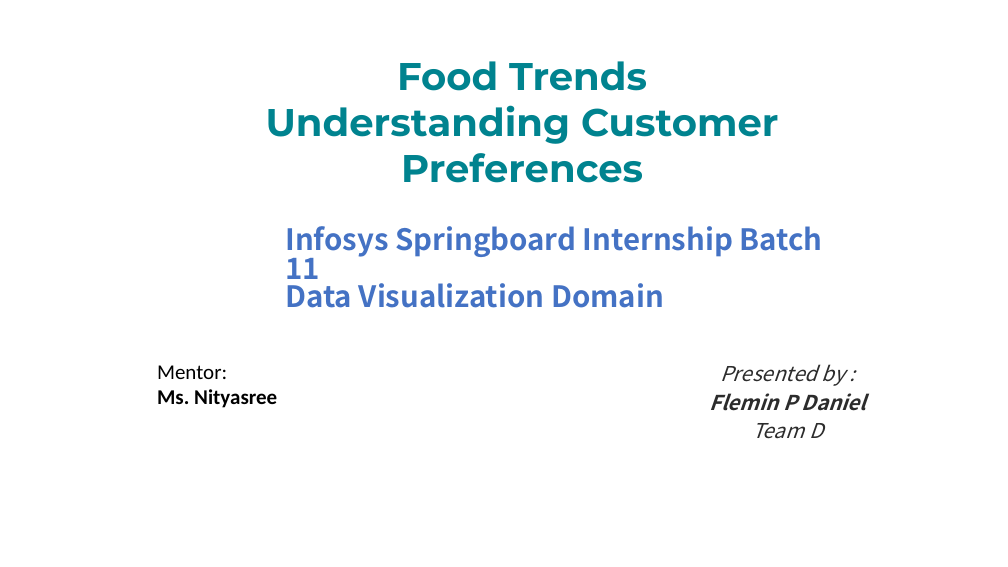
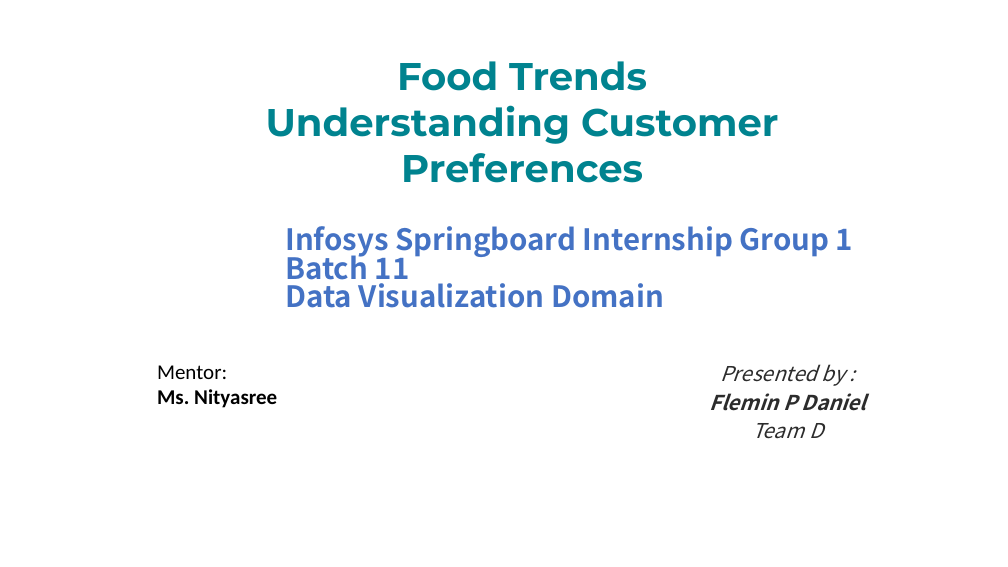
Before and after one commit to Flemin1235/Infosys_Food_Trends_PowerBi_Team_D, a slide deck: slide 1 of Team_mem_PPT/Flemin P Daniel.pptx. Drawn at 1008x567 pixels with LibreOffice and Linux fonts; fonts in the diff are those of the drawing; background and template pictures are left out. Boxes give left, top, right and bottom in pixels: in the first picture for what was removed or moved away, otherwise in the second. Text is boxed around its words. In the diff, an @@ line names an element or a change of style, - is before the commit and + after.

```diff
--- a/Team_mem_PPT/Flemin P Daniel.pptx
+++ b/Team_mem_PPT/Flemin P Daniel.pptx
@@ text at <box>285,226,853,287</box>: text changed @@
-Infosys Springboard Internship Batch 11
+Infosys Springboard Internship Group 1 Batch 11
```
Also in this commit, not shown: 1 other slide changed, 2 slides added, 6 slides removed, 1 other file.
